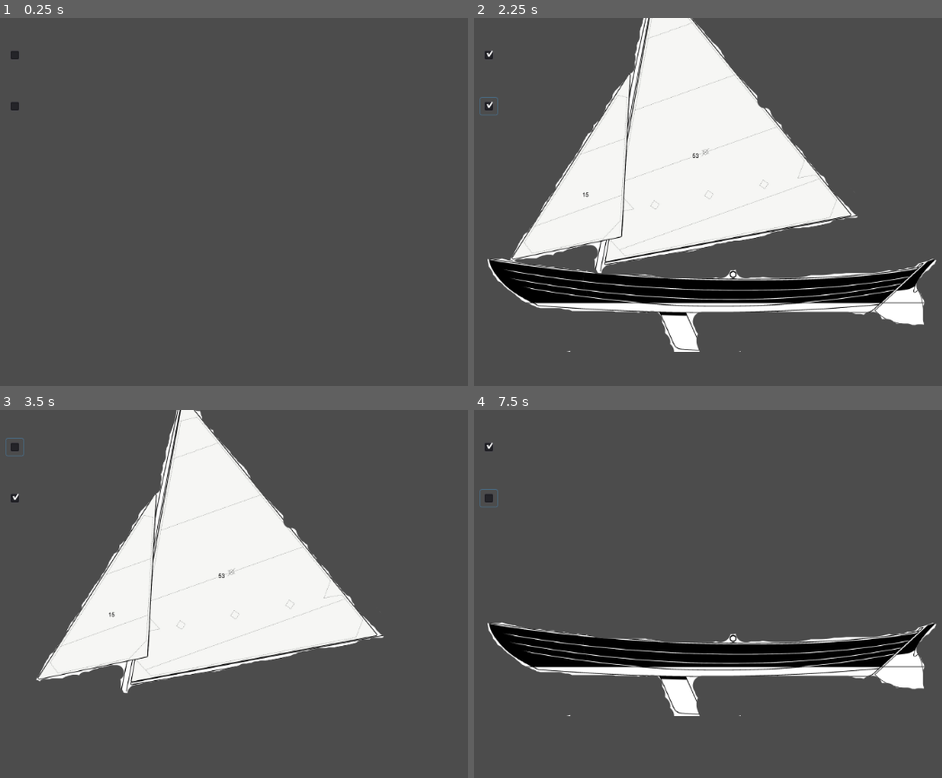
Above: before the commit, frames 1-4 (two rows, left to right).
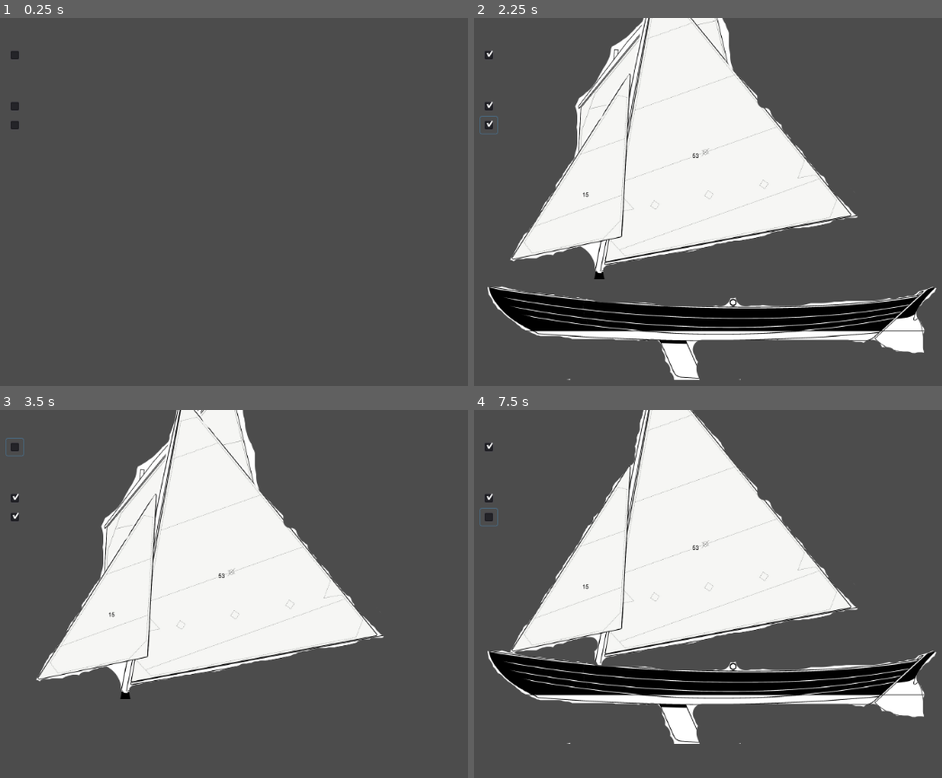
Above: after the commit, the same moments.

Repository: areed97/NewGodotPrototype
Game: Godot game, scene res://Node2D.tscn
Two runs of this game, one before a commit and one after it. Both use one fixed random seed, a clock stepped at 60 frames per second and the inputs below.
Inputs (mouse positions are in pixels of both pictures, inside the frame that each line leads up to):
- Up to frame 1 (0.25 s): no input
- Up to frame 2 (2.25 s): click (488, 54) at 0.5 s; click (488, 106) at 1.25 s; click (488, 124) at 2.02 s
- Up to frame 3 (3.5 s): click (14, 446) at 2.75 s
- Up to frame 4 (7.5 s): click (488, 498) at 3.5 s; click (488, 516) at 4.27 s; click (488, 446) at 5 s; click (488, 498) at 5.75 s; click (488, 516) at 6.52 s; tap Enter at 7.25 s

The runs differ from the first frame. In frame 1, less than 0.1% of the frame differs, in the area x 2-5%, y 28-31%; in frame 2, 18%; in frame 3, 2.9%; in frame 4, 41%, in the area x 1-99%, y 0-91%.

Commit message:
added another sail

Diff:
--- a/GodotPrototype/Node2D.gd
+++ b/GodotPrototype/Node2D.gd
@@ -9,17 +9,30 @@
 # Called when the node enters the scene tree for the first time.
 func _on_CheckBox2_toggled(button_pressed):
 	if (button_pressed):
-		self.find_node("Sail").get_child(0).show()
+		self.find_node("Sail").find_node("Firstsail").get_child(0).show()
 		self.find_node("Base").get_child(0).move_local_y(40)
 	else:
-		self.find_node("Sail").get_child(0).hide()
+		self.find_node("Sail").find_node("Firstsail").get_child(0).hide()
 		self.find_node("Base").get_child(0).move_local_y(-40)
 
 
 func _on_CheckBox_toggled(button_pressed):
 	if (button_pressed):
 		self.find_node("Base").get_child(0).show()
-		self.find_node("Sail").get_child(0).move_local_y(-40)
+		for sails in self.find_node("Sail").get_children():
+			sails.get_child(0).move_local_y(-40)
+			#self.find_node("Sail").get_child(0).move_local_y(-40)
 	else:
 		self.find_node("Base").get_child(0).hide()
-		self.find_node("Sail").get_child(0).move_local_y(40)
+		for sails in self.find_node("Sail").get_children():
+			sails.get_child(0).move_local_y(40)
+			#self.find_node("Sail").get_child(0).move_local_y(40)
+
+
+func _on_CheckBox3_toggled(button_pressed):
+	if (button_pressed):
+		self.find_node("Sail").find_node("Othersail").get_child(0).show()
+		self.find_node("Base").get_child(0).move_local_y(40)
+	else:
+		self.find_node("Sail").find_node("Othersail").get_child(0).hide()
+		self.find_node("Base").get_child(0).move_local_y(-40)
--- a/GodotPrototype/Node2D.tscn
+++ b/GodotPrototype/Node2D.tscn
@@ -1,8 +1,9 @@
-[gd_scene load_steps=4 format=2]
+[gd_scene load_steps=5 format=2]
 
 [ext_resource path="res://northeasterdorysail.png" type="Texture" id=1]
 [ext_resource path="res://northeasterdorybase.png" type="Texture" id=2]
 [ext_resource path="res://Node2D.gd" type="Script" id=3]
+[ext_resource path="res://northeasterdoryothersail.PNG" type="Texture" id=4]
 
 [node name="Node2D" type="Node2D"]
 script = ExtResource( 3 )
@@ -19,6 +20,12 @@
 margin_right = 60.0
 margin_bottom = 138.0
 
+[node name="CheckBox3" type="CheckBox" parent="."]
+margin_left = 36.0
+margin_top = 141.0
+margin_right = 60.0
+margin_bottom = 165.0
+
 [node name="Base" type="Node2D" parent="."]
 
 [node name="Sprite" type="Sprite" parent="Base"]
@@ -28,10 +35,20 @@
 
 [node name="Sail" type="Node2D" parent="."]
 
-[node name="Sprite2" type="Sprite" parent="Sail"]
+[node name="Othersail" type="Node2D" parent="Sail"]
+
+[node name="Sprite" type="Sprite" parent="Sail/Othersail"]
+visible = false
+position = Vector2( 309, 176 )
+texture = ExtResource( 4 )
+
+[node name="Firstsail" type="Node2D" parent="Sail"]
+
+[node name="Sprite2" type="Sprite" parent="Sail/Firstsail"]
 visible = false
 position = Vector2( 339, 236 )
 texture = ExtResource( 1 )
 
 [connection signal="toggled" from="CheckBox" to="." method="_on_CheckBox_toggled"]
 [connection signal="toggled" from="CheckBox2" to="." method="_on_CheckBox2_toggled"]
+[connection signal="toggled" from="CheckBox3" to="." method="_on_CheckBox3_toggled"]
Binary file added: GodotPrototype/northeasterdoryothersail.PNG
Not shown, added: GodotPrototype/northeasterdoryothersail.PNG.import
